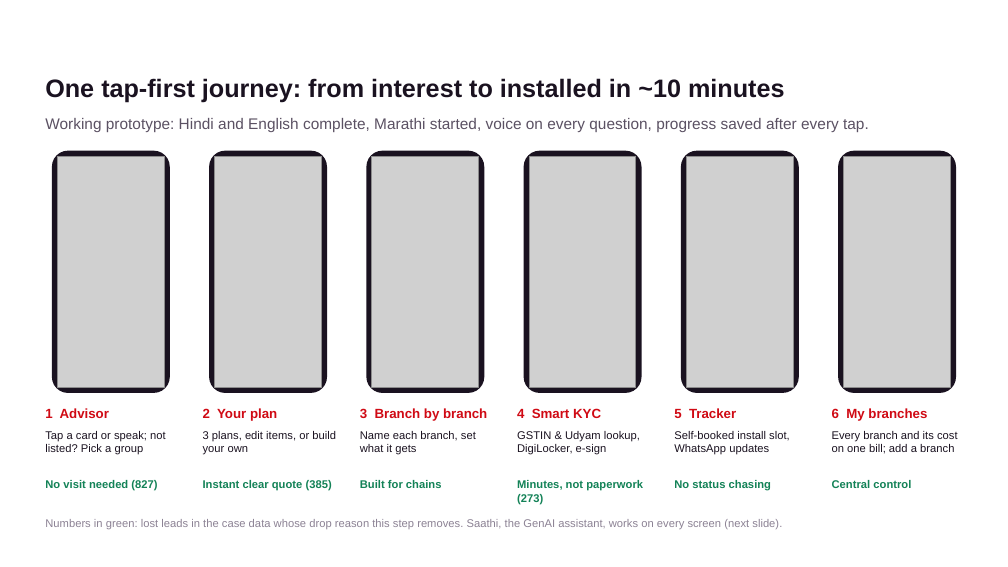
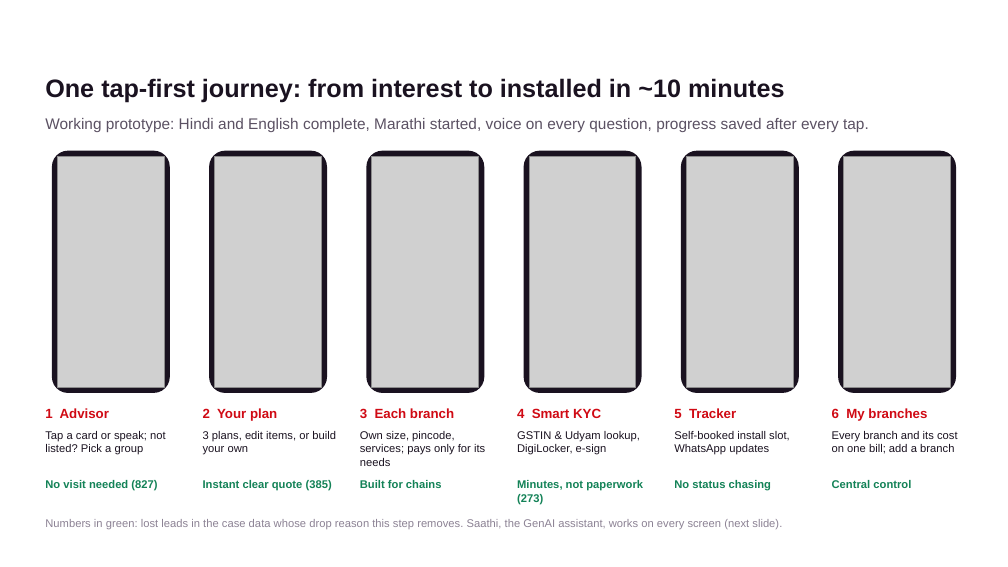
Before and after one commit to kaustubh3103/udyam-digital, a slide deck: slide 4 of docs/Team_JIO_Udyam_Digital.pptx. Drawn at 1008x567 pixels with LibreOffice and Linux fonts; fonts in the diff are those of the drawing; grey boxes stand for pictures; background and template pictures are left out. Boxes give left, top, right and bottom in pixels: in the first picture for what was removed or moved away, otherwise in the second. Text is boxed around its words. In the diff, an @@ line names an element or a change of style, - is before the commit and + after.

```diff
--- a/docs/Team_JIO_Udyam_Digital.pptx
+++ b/docs/Team_JIO_Udyam_Digital.pptx
@@ text at [360, 408, 454, 418]: text changed @@
-3 Branch by branch
+3 Each branch
@@ text at [360, 431, 485, 466]: text changed @@
-Name each branch, set what it gets
+Own size, pincode, services; pays only for its needs
```
Also in this commit, not shown: 2 other slides changed, 13 other files.
